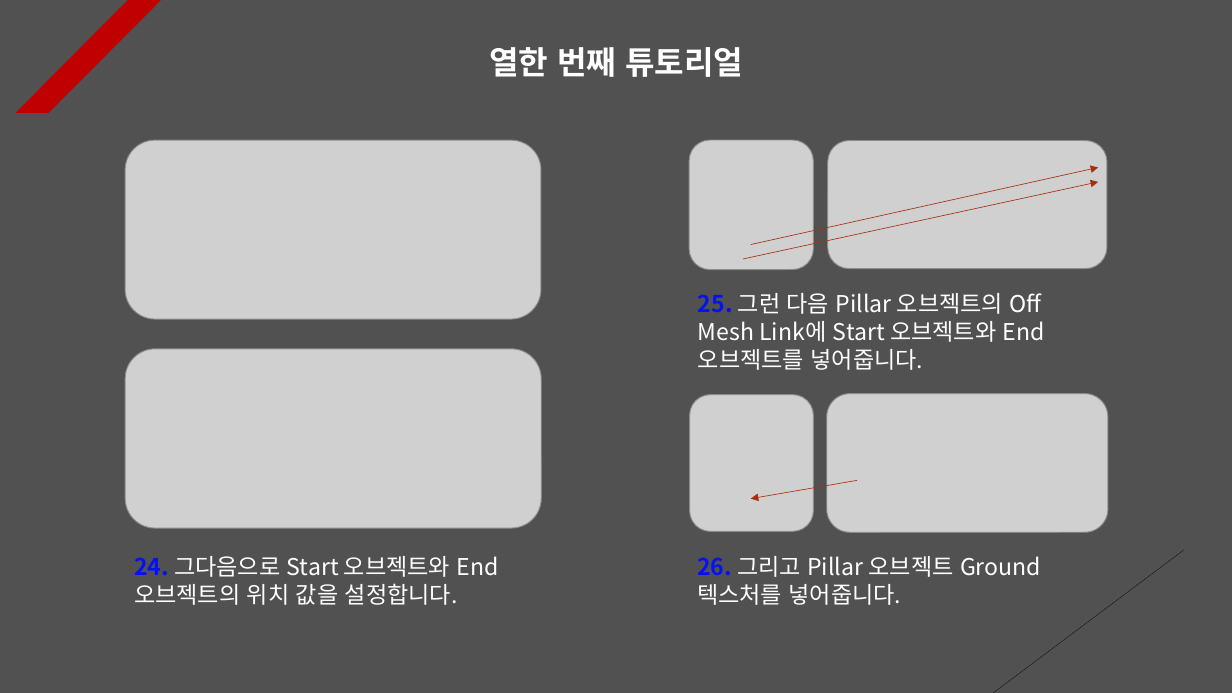
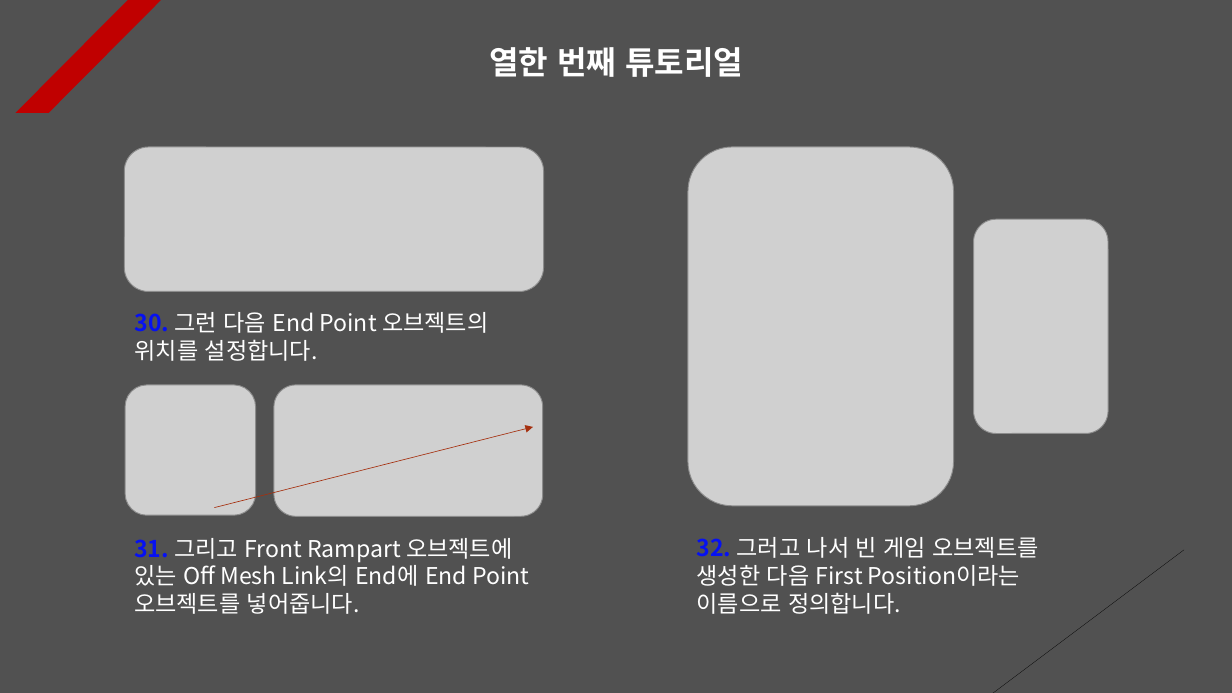
Before and after one commit to Unity2033/3D-UnityEngine, a slide deck: slide 14 of Assets/Class/NavMesh Agent/PPT Data/NavMesh Agent Example.pptx. Drawn at 1232x693 pixels with LibreOffice and Linux fonts; fonts in the diff are those of the drawing; grey boxes stand for pictures. Boxes give left, top, right and bottom in pixels: in the first picture for what was removed or moved away, otherwise in the second. Text is boxed around its words. In the diff, an @@ line names an element or a change of style, - is before the commit and + after.

Commit message:
Add Nav Mesh Area
- Delete unnecessary code

- Delete and add resource data

```diff
--- a/Assets/Class/NavMesh Agent/PPT Data/NavMesh Agent Example.pptx
+++ b/Assets/Class/NavMesh Agent/PPT Data/NavMesh Agent Example.pptx
@@ picture: place and size @@
-picture at [125, 140, 541, 320]
+picture at [125, 147, 544, 291]
@@ picture removed at [689, 140, 813, 270] @@
@@ picture added at [689, 147, 954, 506] @@
@@ picture removed at [828, 140, 1107, 269] @@
@@ arrow removed from (750, 245) to (1099, 167) @@
@@ picture added at [974, 219, 1109, 433] @@
@@ text removed at [698, 293, 1045, 370] @@
-25. 그런 다음 Pillar 오브젝트의 Off Mesh Link에 Start 오브젝트와 End 오브젝트를 넣어줍니다.
@@ text added at [135, 312, 488, 361], 18 pt, text #FFFFFF @@
+30. 그런 다음 End Point 오브젝트의 위치를 설정합니다.
@@ picture removed at [125, 349, 541, 529] @@
@@ picture added at [125, 385, 255, 516] @@
@@ picture added at [274, 385, 543, 517] @@
@@ picture removed at [689, 395, 813, 531] @@
@@ picture removed at [827, 394, 1108, 532] @@
@@ arrow moved from (743, 259) - (1099, 182) to (214, 507) - (533, 427) @@
@@ arrow removed from (858, 481) to (750, 499) @@
@@ text at [134, 538, 529, 614]: text changed @@
-24. 그다음으로 Start 오브젝트와 End 오브젝트의 위치 값을 설정합니다.
+31. 그리고 Front Rampart 오브젝트에 있는 Off Mesh Link의 End에 End Point 오브젝트를 넣어줍니다.
@@ text at [697, 537, 1038, 614]: text changed @@
-26. 그리고 Pillar 오브젝트 Ground 텍스처를 넣어줍니다.
+32. 그러고 나서 빈 게임 오브젝트를 생성한 다음 First Position이라는 이름으로 정의합니다.
```
Also in this commit, not shown: 9 other slides changed, 5 slides added, 2 slides removed, 16 other files.
